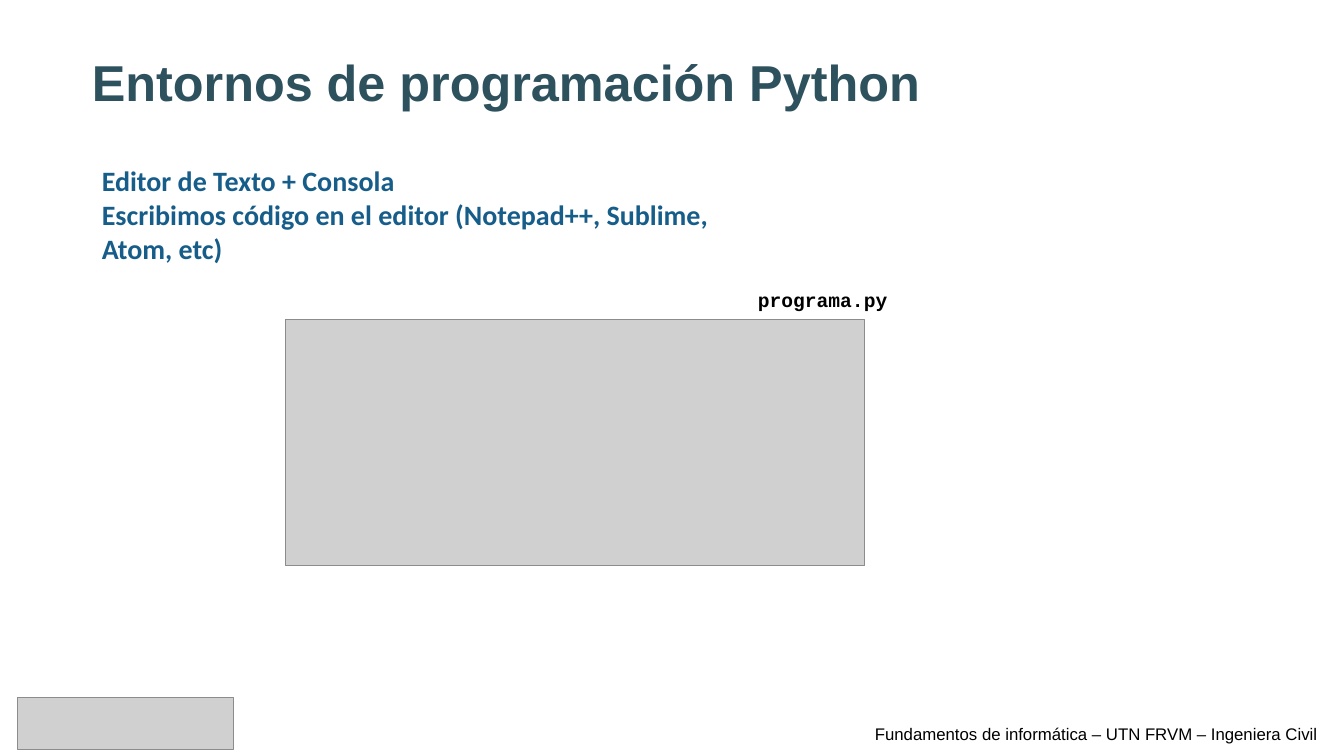
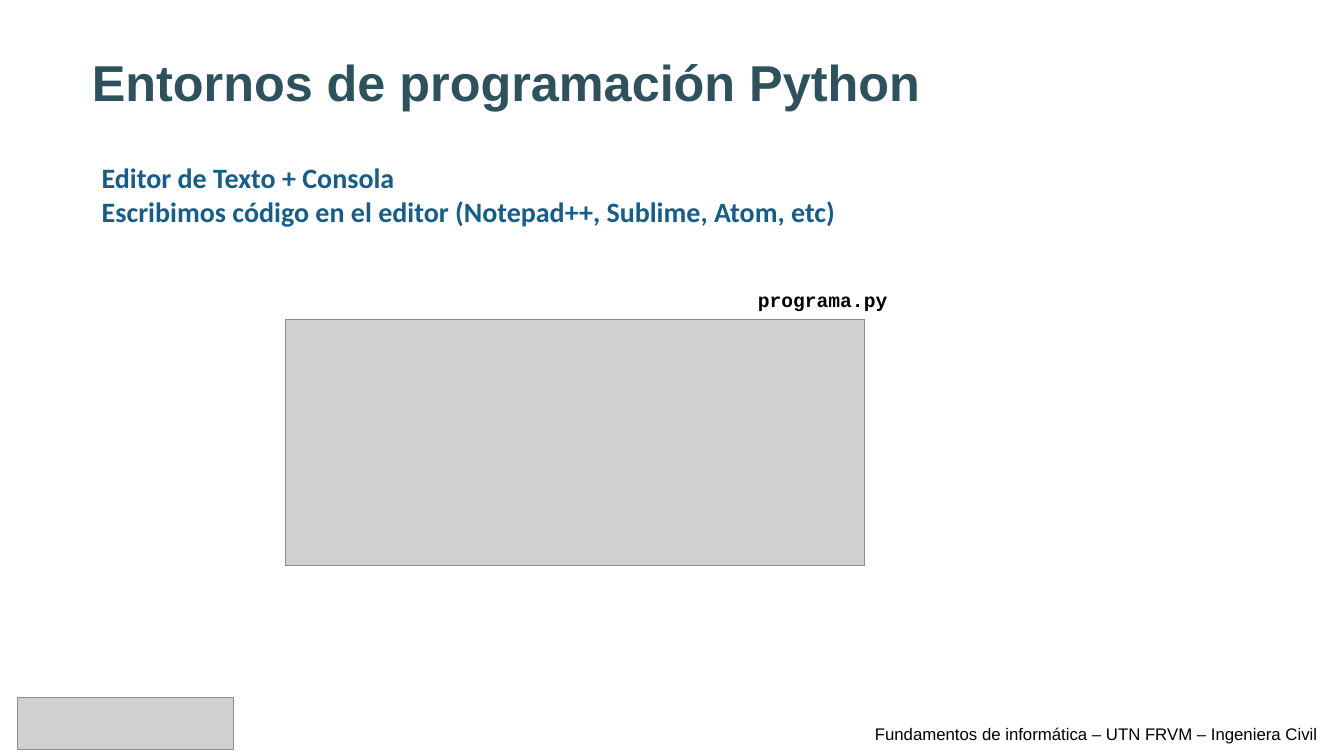
Before and after one commit to asdoffo/Fundamentos-de-informatica, a slide deck: slide 9 of Clase 1/Teoria/Clase 1 - Presentación.pptx. Drawn at 1344x756 pixels with LibreOffice and Linux fonts; fonts in the diff are those of the drawing; grey boxes stand for pictures. Boxes give left, top, right and bottom in pixels: in the first picture for what was removed or moved away, otherwise in the second. Text is boxed around its words. In the diff, an @@ line names an element or a change of style, - is before the commit and + after.

```diff
--- a/Clase 1/Teoria/Clase 1 - Presentación.pptx
+++ b/Clase 1/Teoria/Clase 1 - Presentación.pptx
@@ text "Editor de Texto + Consola" rewrapped from [102,171,708,263] to [102,168,835,227] @@
```
Also in this commit, not shown: 3 other slides changed.
